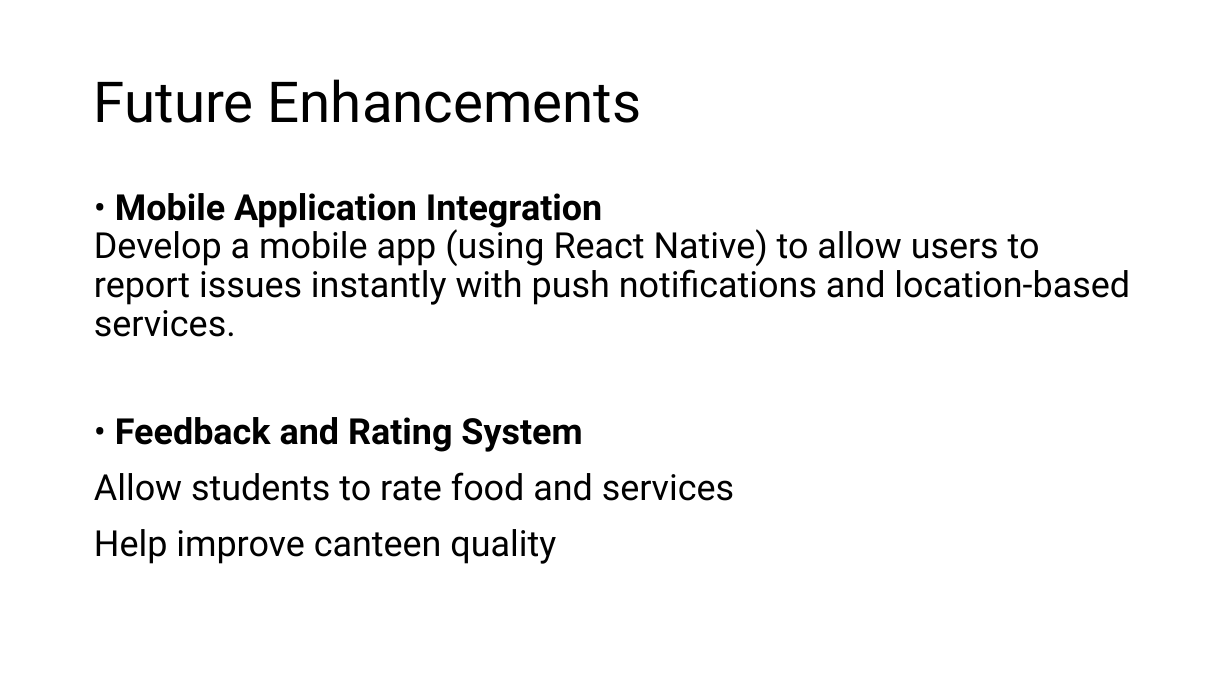
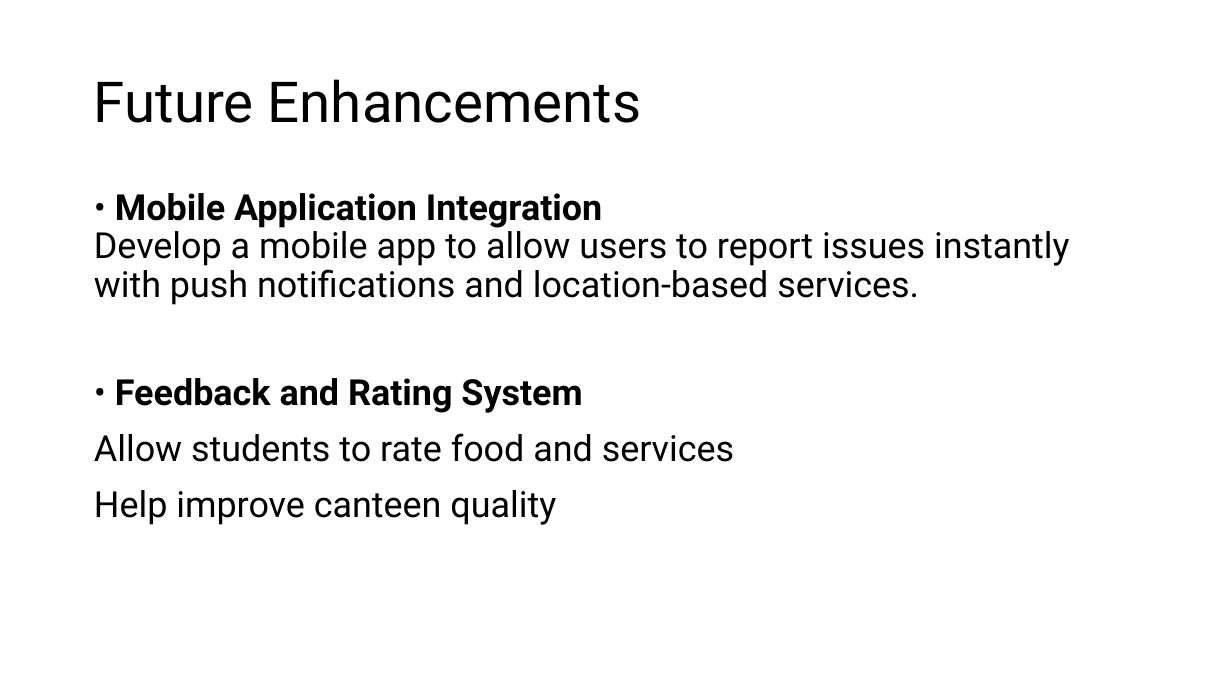
Before and after one commit to Lumineskz/project-ii-main, a slide deck: slide 18 of Slides/Proposal Defense.pptx. Drawn at 1232x693 pixels with LibreOffice and Linux fonts; fonts in the diff are those of the drawing. Boxes give left, top, right and bottom in pixels: in the first picture for what was removed or moved away, otherwise in the second. Text is boxed around its words. In the diff, an @@ line names an element or a change of style, - is before the commit and + after.

```diff
--- a/Slides/Proposal Defense.pptx
+++ b/Slides/Proposal Defense.pptx
@@ text at box(94, 193, 1070, 305): text changed @@
-• Mobile Application Integration
-Develop a mobile app (using React Native) to allow users to report issues instantly with push notifications and location-based services.
+• Mobile Application Integration
+Develop a mobile app to allow users to report issues instantly with push notifications and location-based services.
```
Also in this commit, not shown: 4 other slides changed, 8 other files.
